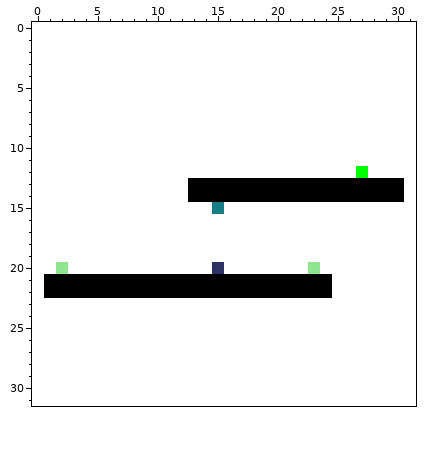
Two states of a pixel-art sprite, Assets/Assets/LevelsImage/world_test_05.png. This is how it looked before the edit.
The file is 32x32 pixels.
The same view after the edit:
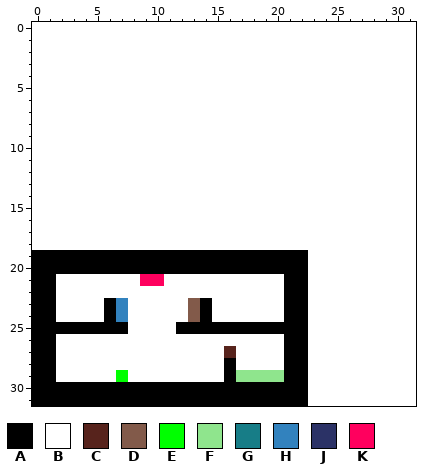
Palette (. is transparent): A #000000  B #ffffff  C #57231c  D #825a4a  E #00ff00  F #8fe58d  G #177d87  H #3282be  J #2b3266  K #ff005e
Change:
{"y":12,"x":27,"old":"E","new":"B"}
{"y":13,"x":13,"old":"AAAAAAAAAAAAAAAAAA","new":"BBBBBBBBBBBBBBBBBB"}
{"y":14,"x":13,"old":"AAAAAAAAAAAAAAAAAA","new":"BBBBBBBBBBBBBBBBBB"}
{"y":15,"x":15,"old":"G","new":"B"}
{"y":19,"x":0,"old":"BBBBBBBBBBBBBBBBBBBBBBB","new":"AAAAAAAAAAAAAAAAAAAAAAA"}
{"y":20,"x":0,"old":"BBFBBBBBBBBBBBBJBBBBBBBF","new":"AAAAAAAAAAAAAAAAAAAAAAAB"}
{"y":21,"x":0,"old":"B","new":"A"}
{"y":21,"x":2,"old":"AAAAAAAAAAAAAAAAAAA","new":"BBBBBBBKKBBBBBBBBBB"}
{"y":21,"x":23,"old":"AA","new":"BB"}
{"y":22,"x":0,"old":"B","new":"A"}
{"y":22,"x":2,"old":"AAAAAAAAAAAAAAAAAAA","new":"BBBBBBBBBBBBBBBBBBB"}
{"y":22,"x":23,"old":"AA","new":"BB"}
{"y":23,"x":0,"old":"BB","new":"AA"}
{"y":23,"x":6,"old":"BB","new":"AH"}
{"y":23,"x":13,"old":"BB","new":"DA"}
{"y":23,"x":21,"old":"BB","new":"AA"}
{"y":24,"x":0,"old":"BB","new":"AA"}
{"y":24,"x":6,"old":"BB","new":"AH"}
{"y":24,"x":13,"old":"BB","new":"DA"}
{"y":24,"x":21,"old":"BB","new":"AA"}
{"y":25,"x":0,"old":"BBBBBBBB","new":"AAAAAAAA"}
{"y":25,"x":12,"old":"BBBBBBBBBBB","new":"AAAAAAAAAAA"}
{"y":26,"x":0,"old":"BB","new":"AA"}
{"y":26,"x":21,"old":"BB","new":"AA"}
{"y":27,"x":0,"old":"BB","new":"AA"}
{"y":27,"x":16,"old":"B","new":"C"}
{"y":27,"x":21,"old":"BB","new":"AA"}
{"y":28,"x":0,"old":"BB","new":"AA"}
{"y":28,"x":16,"old":"B","new":"A"}
{"y":28,"x":21,"old":"BB","new":"AA"}
{"y":29,"x":0,"old":"BB","new":"AA"}
{"y":29,"x":7,"old":"B","new":"E"}
{"y":29,"x":16,"old":"BBBBBBB","new":"AFFFFAA"}
{"y":30,"x":0,"old":"BBBBBBBBBBBBBBBBBBBBBBB","new":"AAAAAAAAAAAAAAAAAAAAAAA"}
{"y":31,"x":0,"old":"BBBBBBBBBBBBBBBBBBBBBBB","new":"AAAAAAAAAAAAAAAAAAAAAAA"}
{"label":"changed","picture_box":[32,166,404,406]}
